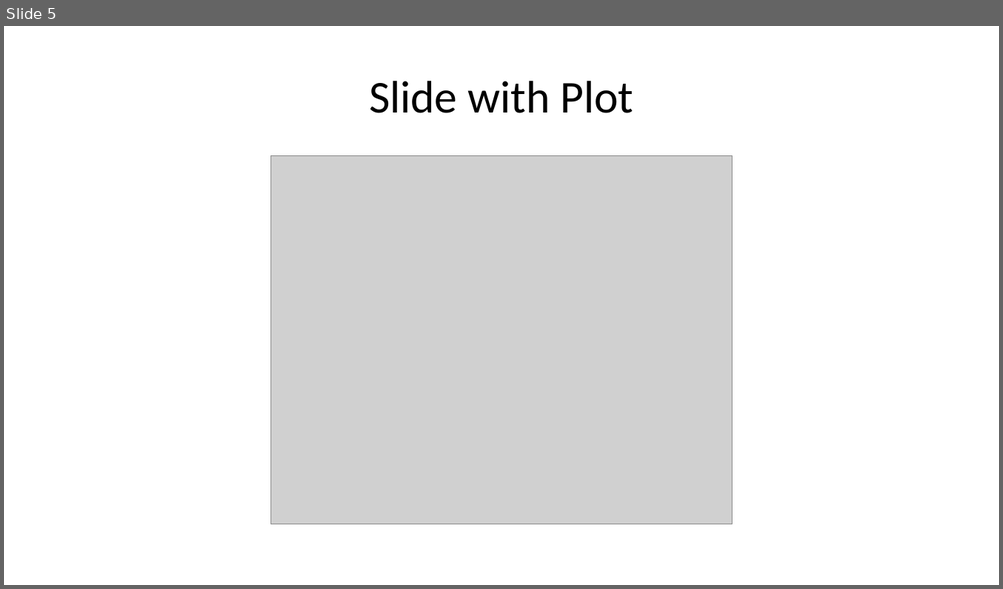
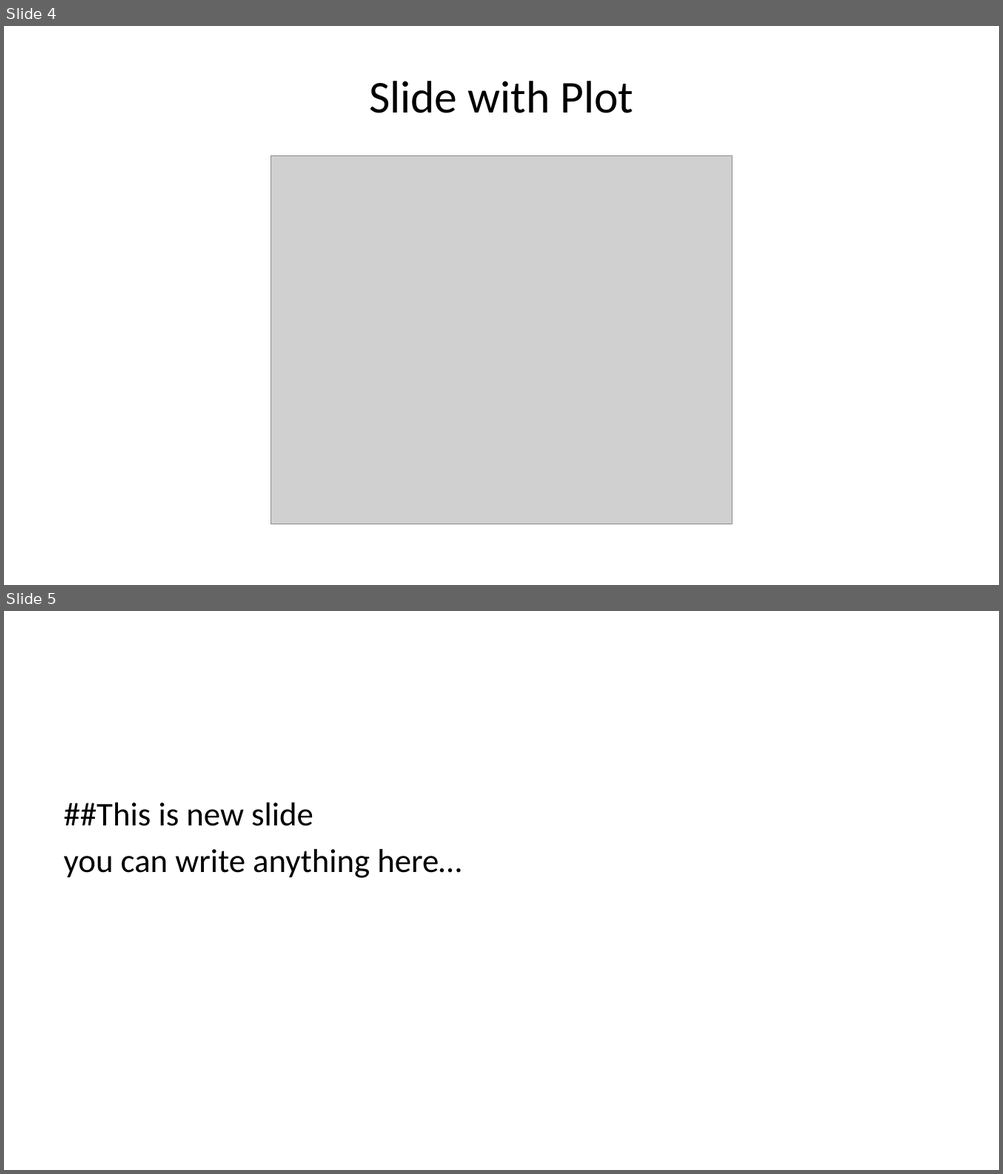
Before and after one commit to Sarah-Alshumayri/Data_Sciences_PPT, a slide deck: Progress_Presentation.pptx. Shown one above the other, each under a label of ours: slide 5 before the commit, slides 4 and 5 after it. The pictures are 1003x589 and 1003x1174 pixels, drawn with LibreOffice and Linux fonts; fonts in the diff are those of the drawing; grey boxes stand for pictures. Boxes give left, top, right and bottom in pixels: in the first picture for what was removed or moved away, otherwise in the second. Text is boxed around its words. In the diff, an @@ line names an element or a change of style, - is before the commit and + after.

```diff
--- a/Progress_Presentation.pptx
+++ b/Progress_Presentation.pptx
@@ slide 5 added at (4, 611, 999, 1170), background #FFFFFF @@
@@ text added at (64, 803, 461, 878), 24 pt, text #000000 @@
+##This is new slide
+you can write anything here…
@@ what was slide 5 is now slide 4 @@
```
Also in this commit, not shown: 2 slides changed, 1 slide removed, 1 other file.
